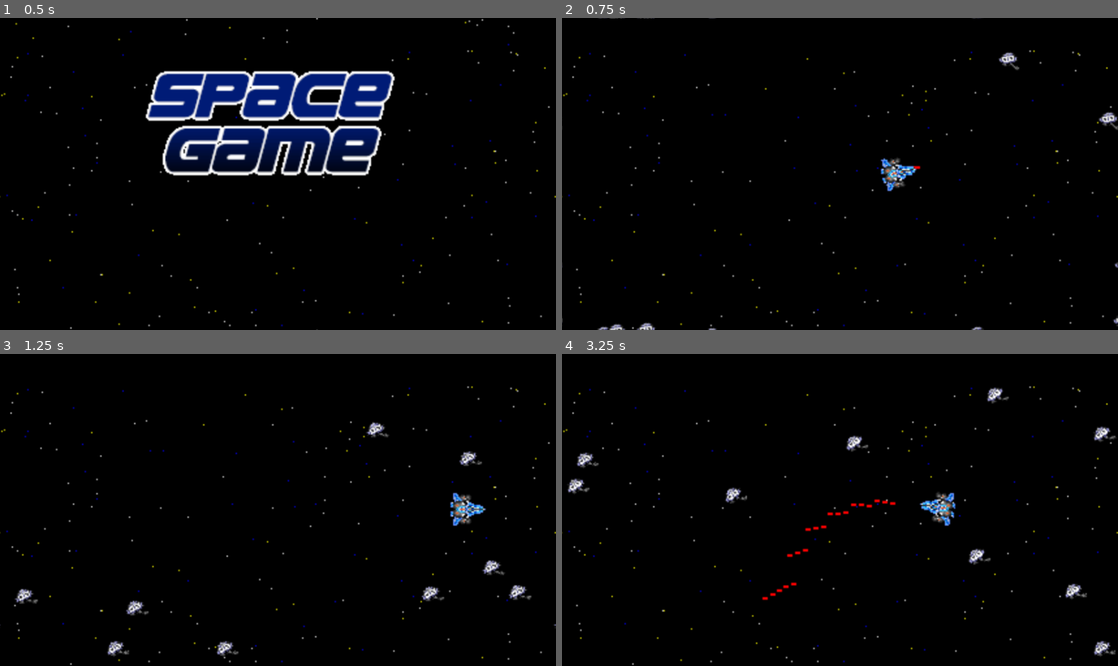
Above: before the commit, frames 1-4 (two rows, left to right).
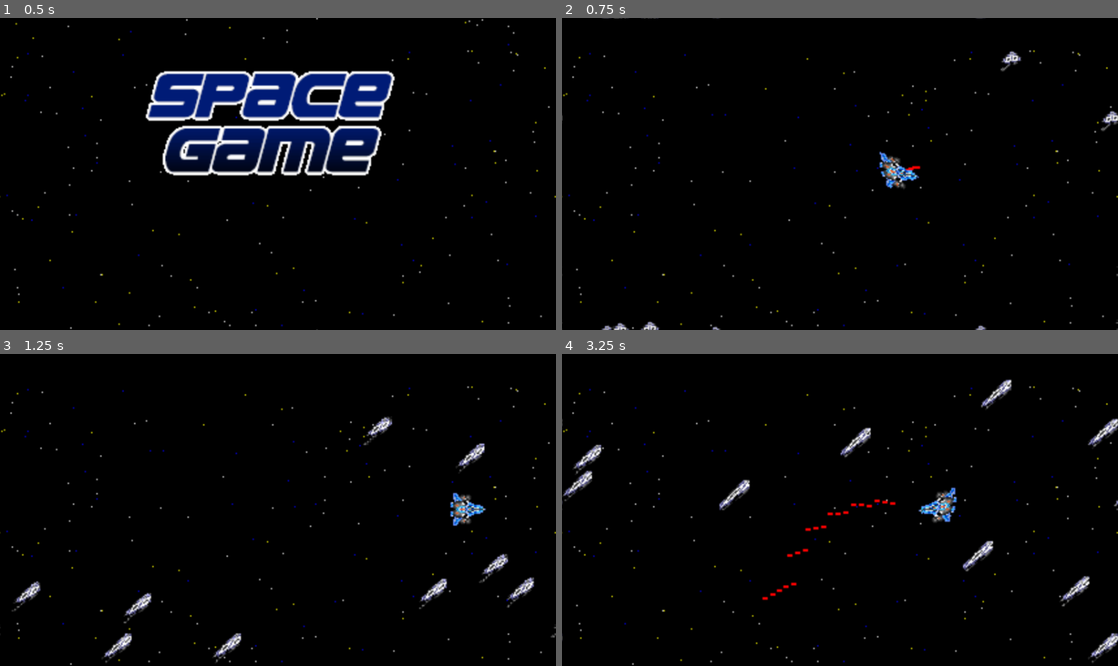
Above: after the commit, the same moments.

Repository: vgmoose/space-game
Game: Godot game, scene res://Classic/Classic.tscn
The game is run twice, just before and just after one commit, with the same random seed, the same clock (stepped at 60 frames per second) and the same inputs.
Inputs (mouse positions are in pixels of both pictures, inside the frame that each line leads up to):
- Up to frame 1 (0.5 s): no input
- Up to frame 2 (0.75 s): tap Enter (accept) at 0.5 s; move the mouse to (962, 158) at 0.52 s; hold D (right) from 0.53 s (still down); hold Enter (accept) from 0.53 s (still down); click (962, 158) at 0.67 s
- Up to frame 3 (1.25 s): keep holding D (right); keep holding Enter (accept)
- Up to frame 4 (3.25 s): release D (right) at 1.25 s; release Enter (accept) at 1.25 s; drag from (728, 525) to (812, 572) at 1.27 s; move the mouse to (895, 441) at 2.02 s; hold D (right) 2.03-2.75 s; hold Enter (accept) 2.03-2.75 s; drag from (812, 572) to (673, 463) at 2.77 s

Frame 1 is identical in both runs. In frame 2, 1.0% of the frame differs, in the area x 0-100%, y 0-100%; in frame 3, 1.7%; in frame 4, 2.4%, in the area x 0-100%, y 8-100%.

Commit message:
left stick y direction fix

Diff:
--- a/Classic/space.gd
+++ b/Classic/space.gd
@@ -219,7 +219,7 @@
 	# accept x and y movement from either stick
 	var playerMaxSpeed = 5 * FPS_MULT * mySpaceGlobals.delta
 	mySpaceGlobals.p1X += xdif * playerMaxSpeed;
-	mySpaceGlobals.p1Y -= ydif * playerMaxSpeed;
+	mySpaceGlobals.p1Y += ydif * playerMaxSpeed;
 
 	# calculate angle to face
 	mySpaceGlobals.angle = atan2(ydif, xdif) - PI / 2.0;
@@ -344,7 +344,7 @@
 		for iy in range(width):
 			# rotate the pixel by the angle varo a new spot in the rotation matrix
 			var oldx = int((ix-woffset)*cos(angle) + (iy-woffset)*sin(angle) + woffset);
-			var oldy = int((ix-woffset)*sin(angle) - (iy-woffset)*cos(angle) + woffset);
+			var oldy = int((ix-woffset)*sin(angle) + (iy-woffset)*cos(angle) + woffset);
 
 			if (oldx > width): oldx = width-1;
 			if (oldy > width): oldy = width-1;
@@ -653,11 +653,11 @@
 
 	var stickY = mySpaceGlobals.lstick_y + mySpaceGlobals.rstick_y;
 
-	if (mySpaceGlobals.buttonDOWN || stickY < -0.3):
+	if (mySpaceGlobals.buttonDOWN || stickY > 0.3):
 		mySpaceGlobals.menuChoice = 1;
 		mySpaceGlobals.invalid = 1;
 
-	if (mySpaceGlobals.buttonUP || stickY > 0.3):
+	if (mySpaceGlobals.buttonUP || stickY < -0.3):
 		mySpaceGlobals.menuChoice = 0;
 		mySpaceGlobals.invalid = 1;
 
